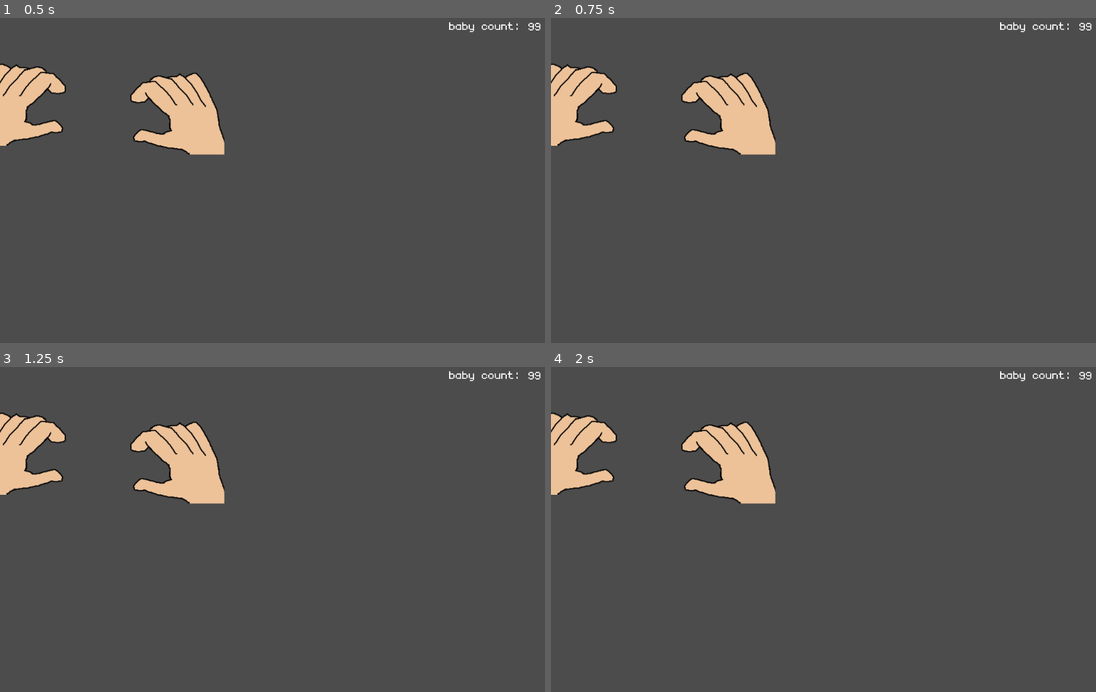
Above: before the commit, frames 1-4 (two rows, left to right).
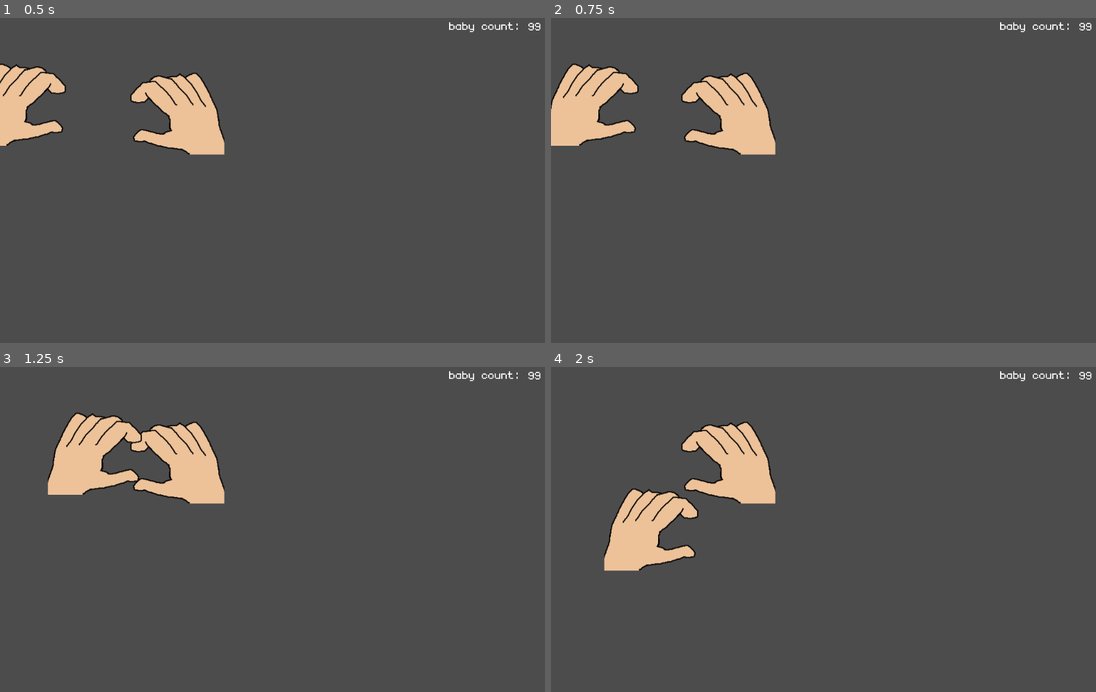
Above: after the commit, the same moments.

Repository: Hammster/mini-gamejam-nov-2019
Game: Godot game, scene res://default.tscn
Two runs of this game, one before a commit and one after it. Both use one fixed random seed, a clock stepped at 60 frames per second and the inputs below. Before the commit the project has no main scene; this scene is started directly in both runs.
Inputs:
- Up to frame 1 (0.5 s): no input
- Up to frame 2 (0.75 s): tap Enter at 0.5 s; hold D (left_hand_right, bound only after the commit) from 0.53 s (still down)
- Up to frame 3 (1.25 s): keep holding D (left_hand_right, bound only after the commit)
- Up to frame 4 (2 s): release D (left_hand_right, bound only after the commit) at 1.28 s; hold S (left_hand_down, bound only after the commit) from 1.28 s (still down)

Frame 1 is identical in both runs. In frame 2, 1.6% of the frame differs, in the area x 0-17%, y 14-40%; in frame 3, 4.7%; in frame 4, 4.9%, in the area x 0-28%, y 14-63%.

Commit message:
hands can now be moved

Diff:
--- /dev/null
+++ b/Left Hand.gd
@@ -0,0 +1,29 @@
+extends KinematicBody2D
+
+# Declare member variables here. Examples:
+# var a = 2
+# var b = "text"
+export (int) var speed = 200
+var velocity = Vector2()
+
+# Called when the node enters the scene tree for the first time.
+func _ready():
+	pass # Replace with function body.
+
+# Processes input for this hand
+func get_input():
+	velocity = Vector2()
+	if Input.is_action_pressed("left_hand_right"):
+		velocity.x += 1
+	if Input.is_action_pressed("left_hand_left"):
+		velocity.x -= 1
+	if Input.is_action_pressed("left_hand_down"):
+		velocity.y += 1
+	if Input.is_action_pressed("left_hand_up"):
+		velocity.y -= 1
+	velocity = velocity.normalized() * speed
+# Called every frame. 'delta' is the elapsed time since the previous frame.
+func _process(delta):
+	get_input()
+	velocity = move_and_slide(velocity)
+	pass
--- /dev/null
+++ b/Right Hand.gd
@@ -0,0 +1,29 @@
+extends KinematicBody2D
+
+# Declare member variables here. Examples:
+# var a = 2
+# var b = "text"
+export (int) var speed = 200
+var velocity = Vector2()
+
+# Called when the node enters the scene tree for the first time.
+func _ready():
+	pass # Replace with function body.
+
+# Processes input for this hand
+func get_input():
+	velocity = Vector2()
+	if Input.is_action_pressed("right_hand_right"):
+		velocity.x += 1
+	if Input.is_action_pressed("right_hand_left"):
+		velocity.x -= 1
+	if Input.is_action_pressed("right_hand_down"):
+		velocity.y += 1
+	if Input.is_action_pressed("right_hand_up"):
+		velocity.y -= 1
+	velocity = velocity.normalized() * speed
+# Called every frame. 'delta' is the elapsed time since the previous frame.
+func _process(delta):
+	get_input()
+	velocity = move_and_slide(velocity)
+	pass
--- a/default.tscn
+++ b/default.tscn
@@ -1,7 +1,9 @@
-[gd_scene load_steps=5 format=2]
+[gd_scene load_steps=7 format=2]
 
 [ext_resource path="res://bigger_text.tres" type="DynamicFont" id=1]
-[ext_resource path="res://assets/hand.png" type="Texture" id=2]
+[ext_resource path="res://Right Hand.gd" type="Script" id=2]
+[ext_resource path="res://assets/hand.png" type="Texture" id=3]
+[ext_resource path="res://Left Hand.gd" type="Script" id=4]
 
 [sub_resource type="Animation" id=1]
 resource_name = "pinch"
@@ -58,10 +60,11 @@
 [node name="Bone2D" type="Bone2D" parent="."]
 
 [node name="Right Hand" type="KinematicBody2D" parent="."]
+script = ExtResource( 2 )
 
 [node name="Sprite" type="Sprite" parent="Right Hand"]
 position = Vector2( 312.231, 152.242 )
-texture = ExtResource( 2 )
+texture = ExtResource( 3 )
 offset = Vector2( 1, 0 )
 hframes = 2
 
@@ -70,10 +73,11 @@
 
 [node name="Left Hand" type="KinematicBody2D" parent="."]
 scale = Vector2( -1, 1 )
+script = ExtResource( 4 )
 
 [node name="Sprite" type="Sprite" parent="Left Hand"]
 position = Vector2( -49.1158, 135.532 )
-texture = ExtResource( 2 )
+texture = ExtResource( 3 )
 offset = Vector2( 1, 0 )
 hframes = 2
 
--- a/project.godot
+++ b/project.godot
@@ -16,7 +16,51 @@
 [application]
 
 config/name="mini-gamejam-nov-2019_"
+run/main_scene="res://default.tscn"
 config/icon="res://icon.png"
+
+[input]
+
+left_hand_left={
+"deadzone": 0.5,
+"events": [ Object(InputEventKey,"resource_local_to_scene":false,"resource_name":"","device":0,"alt":false,"shift":false,"control":false,"meta":false,"command":false,"pressed":false,"scancode":65,"unicode":0,"echo":false,"script":null)
+ ]
+}
+left_hand_up={
+"deadzone": 0.5,
+"events": [ Object(InputEventKey,"resource_local_to_scene":false,"resource_name":"","device":0,"alt":false,"shift":false,"control":false,"meta":false,"command":false,"pressed":false,"scancode":87,"unicode":0,"echo":false,"script":null)
+ ]
+}
+left_hand_down={
+"deadzone": 0.5,
+"events": [ Object(InputEventKey,"resource_local_to_scene":false,"resource_name":"","device":0,"alt":false,"shift":false,"control":false,"meta":false,"command":false,"pressed":false,"scancode":83,"unicode":0,"echo":false,"script":null)
+ ]
+}
+left_hand_right={
+"deadzone": 0.5,
+"events": [ Object(InputEventKey,"resource_local_to_scene":false,"resource_name":"","device":0,"alt":false,"shift":false,"control":false,"meta":false,"command":false,"pressed":false,"scancode":68,"unicode":0,"echo":false,"script":null)
+ ]
+}
+right_hand_left={
+"deadzone": 0.5,
+"events": [ Object(InputEventKey,"resource_local_to_scene":false,"resource_name":"","device":0,"alt":false,"shift":false,"control":false,"meta":false,"command":false,"pressed":false,"scancode":75,"unicode":0,"echo":false,"script":null)
+ ]
+}
+right_hand_up={
+"deadzone": 0.5,
+"events": [ Object(InputEventKey,"resource_local_to_scene":false,"resource_name":"","device":0,"alt":false,"shift":false,"control":false,"meta":false,"command":false,"pressed":false,"scancode":79,"unicode":0,"echo":false,"script":null)
+ ]
+}
+right_hand_down={
+"deadzone": 0.5,
+"events": [ Object(InputEventKey,"resource_local_to_scene":false,"resource_name":"","device":0,"alt":false,"shift":false,"control":false,"meta":false,"command":false,"pressed":false,"scancode":76,"unicode":0,"echo":false,"script":null)
+ ]
+}
+right_hand_right={
+"deadzone": 0.5,
+"events": [ Object(InputEventKey,"resource_local_to_scene":false,"resource_name":"","device":0,"alt":false,"shift":false,"control":false,"meta":false,"command":false,"pressed":false,"scancode":59,"unicode":0,"echo":false,"script":null)
+ ]
+}
 
 [rendering]
 
